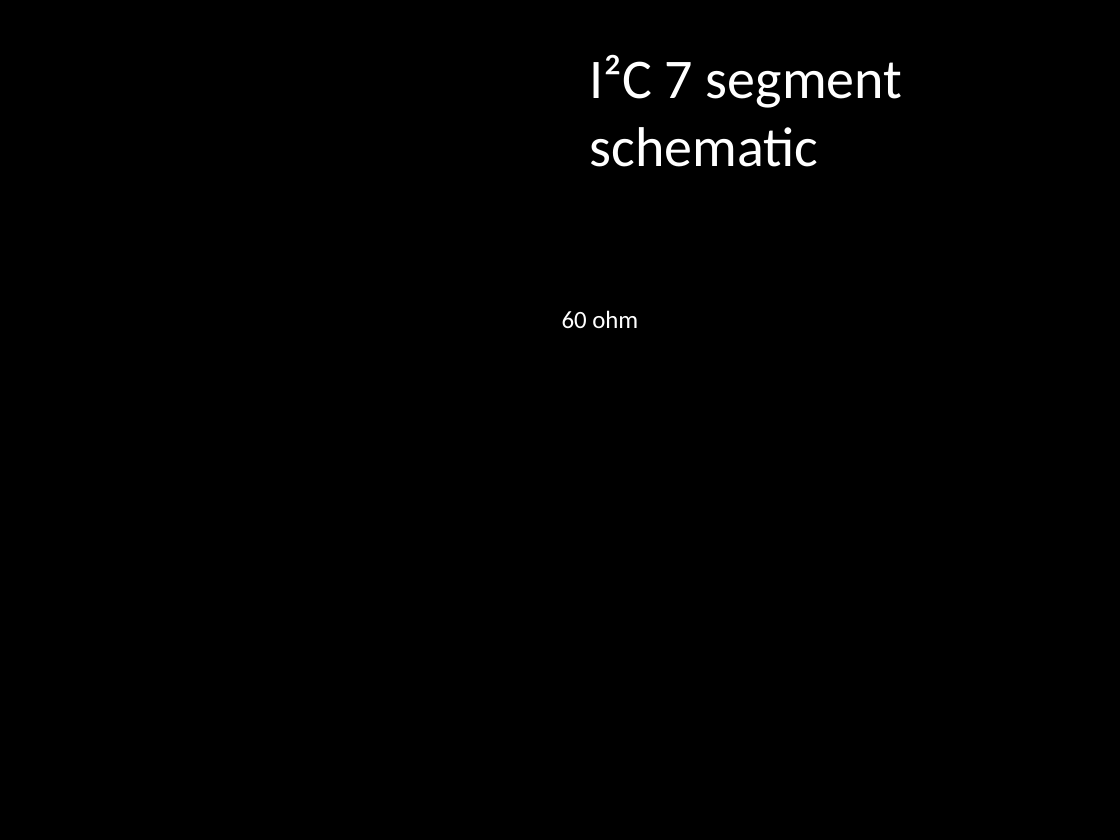
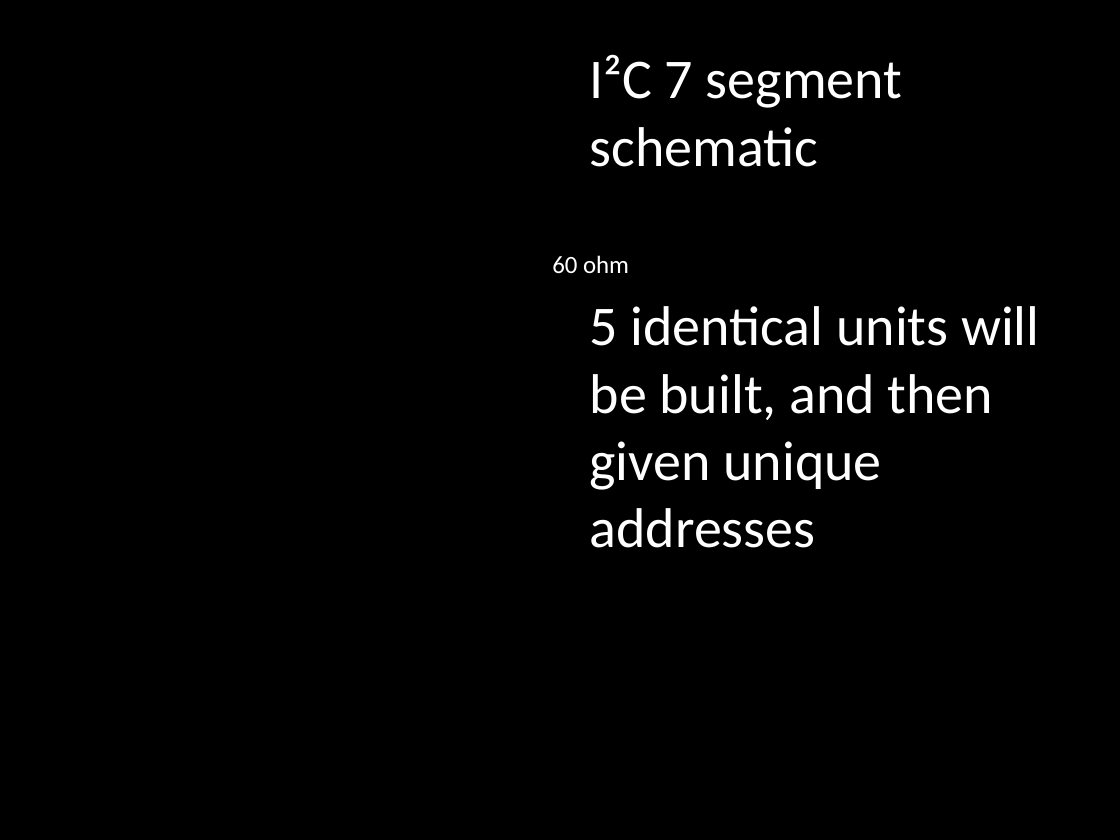
Before and after one commit to TheBengineer/Bridge-Tester, a slide deck: slide 13 of Presentations/March 24, 2014/Bridge Tester.pptx. Drawn at 1120x840 pixels with LibreOffice and Linux fonts; fonts in the diff are those of the drawing; background and template pictures are left out. Boxes give left, top, right and bottom in pixels: in the first picture for what was removed or moved away, otherwise in the second. Text is boxed around its words. In the diff, an @@ line names an element or a change of style, - is before the commit and + after.

```diff
--- a/Presentations/March 24, 2014/Bridge Tester.pptx
+++ b/Presentations/March 24, 2014/Bridge Tester.pptx
@@ text "60 ohm" moved from (x1=562, y1=310, x2=638, y2=328) to (x1=552, y1=255, x2=629, y2=274) @@
@@ text added at (x1=590, y1=306, x2=1039, y2=548), 36 pt, text #FFFFFF @@
+5 identical units will be built, and then given unique addresses
```
Also in this commit, not shown: 5 other slides changed, 1 slide added, 1 slide removed.
